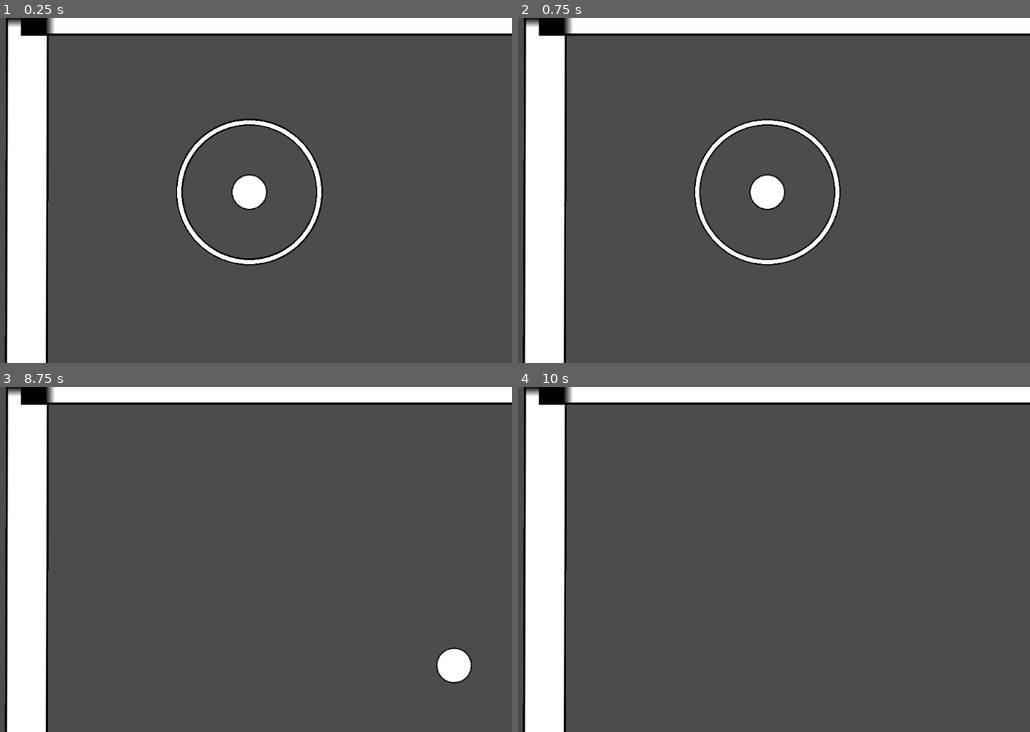
Above: before the commit, frames 1-4 (two rows, left to right).
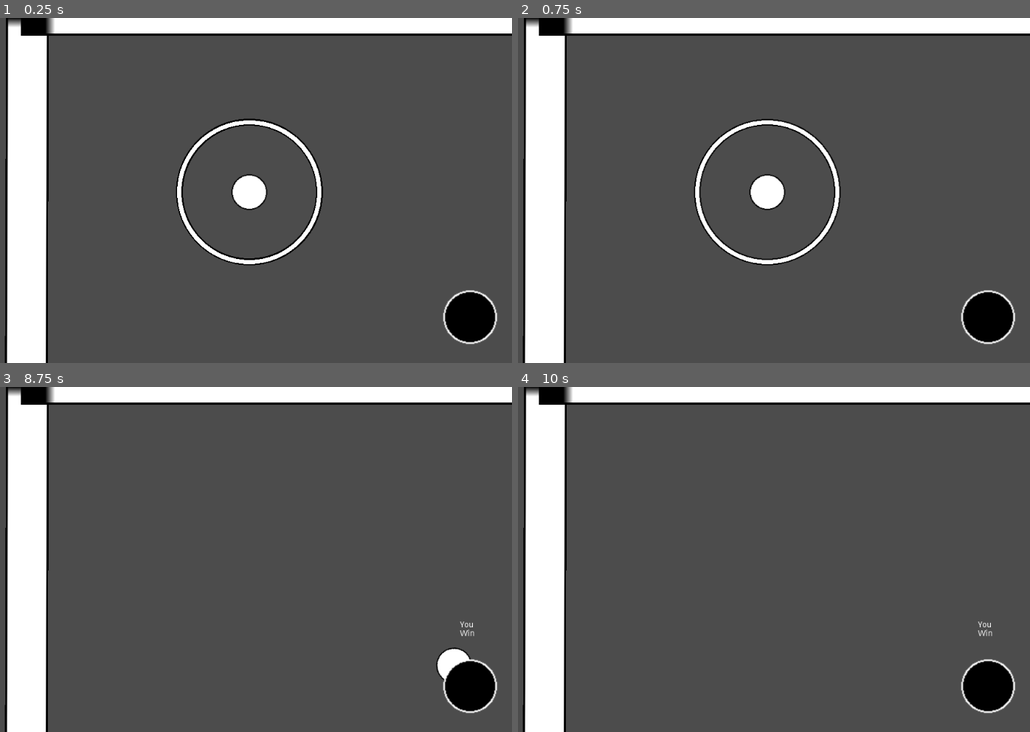
Above: after the commit, the same moments.

Repository: Beetron/2dgolf
Game: Godot game, scene res://Test.tscn
Two runs of this game, one before a commit and one after it. Both use one fixed random seed, a clock stepped at 60 frames per second and the inputs below.
Inputs (mouse positions are in pixels of both pictures, inside the frame that each line leads up to):
- Up to frame 1 (0.25 s): no input
- Up to frame 2 (0.75 s): tap Enter at 0.5 s; move the mouse to (866, 173) at 0.52 s; click (866, 173) at 0.67 s
- Up to frame 3 (8.75 s): move the mouse to (97, 576) at 1.27 s; click (97, 576) at 1.42 s; move the mouse to (276, 483) at 2.02 s; click (276, 483) at 2.17 s; move the mouse to (189, 628) at 2.77 s; click (189, 628) at 2.92 s; move the mouse to (394, 611) at 3.52 s; click (394, 611) at 3.67 s; tap Space at 4.25, 8 s; move the mouse to (40, 507) at 4.27 s; click (40, 507) at 4.42 s; move the mouse to (245, 559) at 5.02 s; click (245, 559) at 5.17 s; move the mouse to (128, 473) at 5.77 s; click (128, 473) at 5.92 s; move the mouse to (348, 542) at 6.52 s; click (348, 542) at 6.67 s; tap Enter at 7.25 s; move the mouse to (97, 576) at 7.27 s; click (97, 576) at 7.42 s; move the mouse to (276, 483) at 8.02 s; click (276, 483) at 8.17 s
- Up to frame 4 (10 s): move the mouse to (707, 628) at 8.77 s; click (707, 628) at 8.92 s; move the mouse to (912, 611) at 9.52 s; click (912, 611) at 9.67 s

The runs differ from the first frame. In frame 1, 1.3% of the frame differs, in the area x 86-98%, y 78-95%; in frame 2, 1.3%; in frame 3, 1.3%; in frame 4, 1.3%, in the area x 86-98%, y 67-95%.

Commit message:
Added a hole

Diff:
--- a/Ball.gd
+++ b/Ball.gd
@@ -11,7 +11,6 @@
 	pass # Replace with function body.
 
 func _input(event):
-
 	if (event is InputEventMouseButton and event.button_index == BUTTON_LEFT):
 		if (event.pressed):
 			#Hide/Show control ring if mouse is pressed
@@ -34,6 +33,4 @@
 	#Modulate transparency based on distance to ball
 	var distance = self.global_position.distance_to(get_viewport().get_mouse_position())
 	ring.modulate.a = distance / hitThreshold
-	print(self.global_position)
-	print(self.global_position)
 	pass
--- a/Test.tscn
+++ b/Test.tscn
@@ -1,18 +1,34 @@
-[gd_scene load_steps=4 format=2]
+[gd_scene load_steps=7 format=2]
 
 [ext_resource path="res://Ball.tscn" type="PackedScene" id=1]
 [ext_resource path="res://Player.gd" type="Script" id=2]
+[ext_resource path="res://hole.png" type="Texture" id=3]
 [ext_resource path="res://Wall.tscn" type="PackedScene" id=4]
+[ext_resource path="res://World.gd" type="Script" id=5]
+
+[sub_resource type="CircleShape2D" id=1]
+radius = 47.5525
 
 [node name="Main" type="Node"]
 
 [node name="World" type="Node" parent="."]
+script = ExtResource( 5 )
 
 [node name="Player" type="Node2D" parent="World"]
 position = Vector2( 568.295, 302.819 )
 script = ExtResource( 2 )
 
 [node name="Ball" parent="World/Player" instance=ExtResource( 1 )]
+
+[node name="Hole" type="Area2D" parent="World"]
+position = Vector2( 951.339, 520.778 )
+
+[node name="CollisionShape2D" type="CollisionShape2D" parent="World/Hole"]
+shape = SubResource( 1 )
+
+[node name="Sprite" type="Sprite" parent="World/Hole"]
+position = Vector2( 0, -0.513367 )
+texture = ExtResource( 3 )
 
 [node name="WallContainer" type="Node" parent="World"]
 
@@ -29,3 +45,16 @@
 
 [node name="Wall4" parent="World/WallContainer" instance=ExtResource( 4 )]
 position = Vector2( 708.629, -6.61206 )
+
+[node name="WinLabel" type="RichTextLabel" parent="World"]
+visible = false
+margin_left = 933.939
+margin_top = 407.31
+margin_right = 973.939
+margin_bottom = 447.31
+rect_scale = Vector2( 1.00534, 1 )
+text = "You Win"
+__meta__ = {
+"_edit_use_anchors_": false
+}
+[connection signal="body_entered" from="World/Hole" to="World" method="_on_Hole_body_entered"]
--- /dev/null
+++ b/World.gd
@@ -0,0 +1,22 @@
+extends Node
+
+onready var winLabel = $"WinLabel"
+
+# Declare member variables here. Examples:
+# var a = 2
+# var b = "text"
+
+
+# Called when the node enters the scene tree for the first time.
+func _ready():
+	pass # Replace with function body.
+
+
+# Called every frame. 'delta' is the elapsed time since the previous frame.
+#func _process(delta):
+#	pass
+
+
+func _on_Hole_body_entered(body):
+	winLabel.visible = true
+	pass # Replace with function body.
Binary file added: hole.png
Not shown, added: hole.png.import
